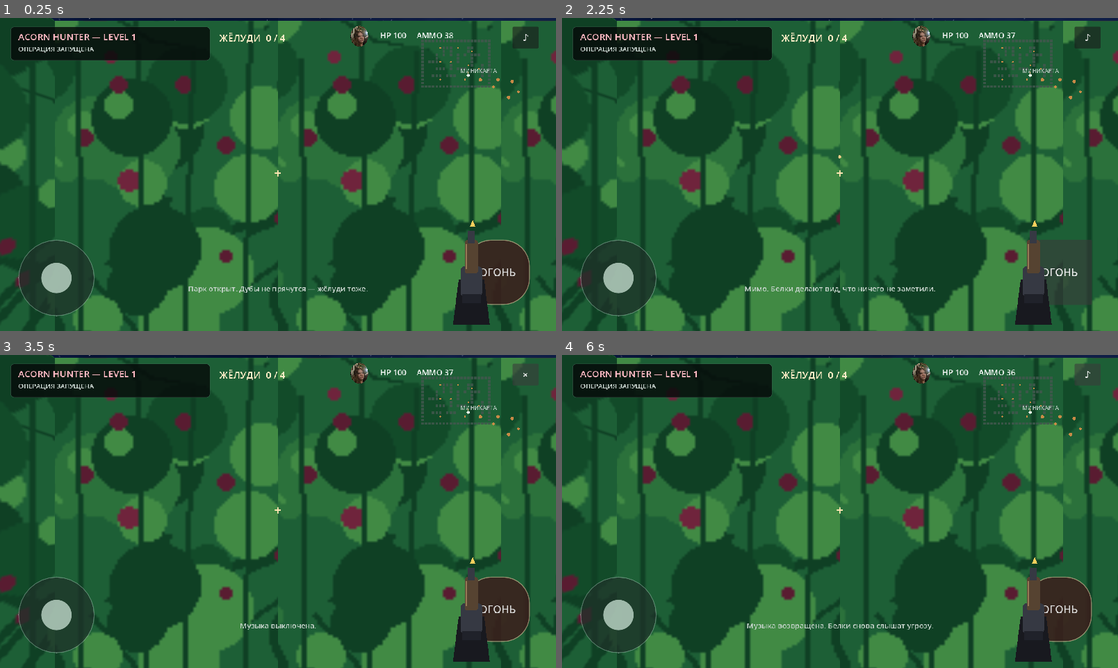
Above: before the commit, frames 1-4 (two rows, left to right).
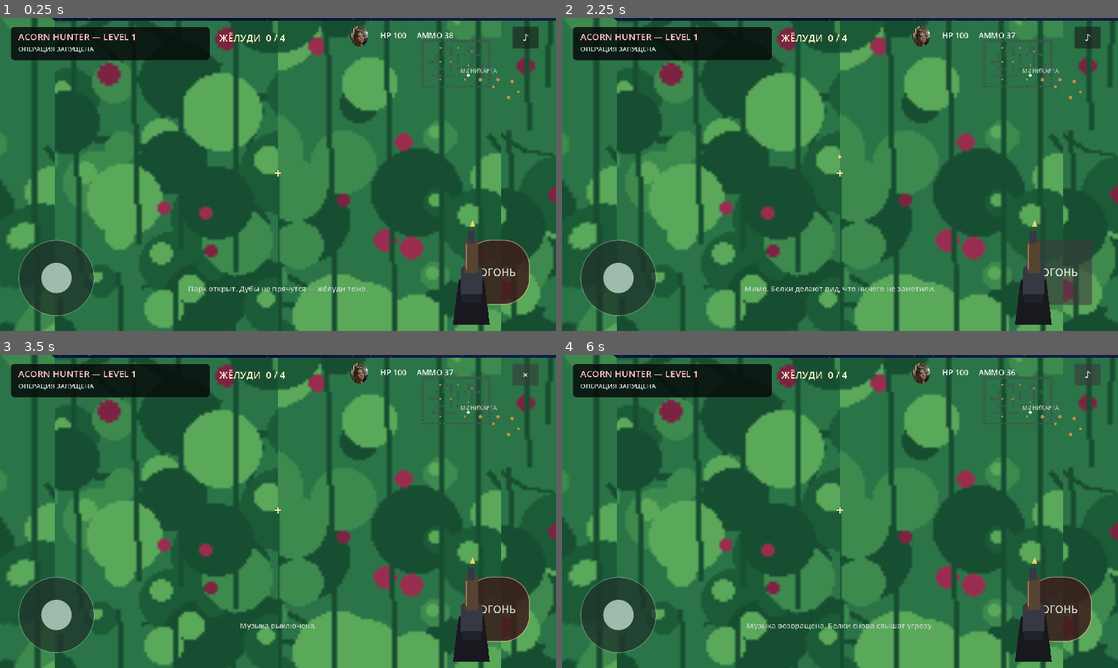
Above: after the commit, the same moments.

Repository: masterofmagic234/Arkon
Game: Godot game, scene res://game.tscn
Two runs of this game, one before a commit and one after it. Both use one fixed random seed, a clock stepped at 60 frames per second and the inputs below. This scene is started directly instead of the project's main scene.
Inputs:
- Up to frame 1 (0.25 s): no input
- Up to frame 2 (2.25 s): click "♪" at 0.5 s; click "×" at 1.25 s; click "ОГОНЬ" at 2 s
- Up to frame 3 (3.5 s): click "♪" at 2.75 s
- Up to frame 4 (6 s): click "×" at 3.5 s; click "ОГОНЬ" at 4.25 s; click "♪" at 5 s; click "×" at 5.75 s

The runs differ from the first frame. In frame 1, 51% of the frame differs, in the area x 0-100%, y 0-100%; in frame 2, 52%; in frame 3, 51%; in frame 4, 51%.

Commit message:
Add floor and wall material variation

Diff:
--- a/scripts/game.gd
+++ b/scripts/game.gd
@@ -24,6 +24,14 @@
 const EnemyController = preload("res://scripts/enemy_controller.gd")
 const PickupController = preload("res://scripts/pickup_controller.gd")
 
+const WALL_TEXTURE_PATHS := [
+    "res://assets/hedge_wall_0.png",
+    "res://assets/hedge_wall_1.png",
+    "res://assets/hedge_wall_2.png",
+    "res://assets/hedge_wall_3.png",
+]
+const FLOOR_TEXTURE_PATH := "res://assets/grass.png"
+
 var game_state = null
 var gameplay_controller
 var player_controller
@@ -63,6 +71,7 @@
 func _ready() -> void:
     game_state = GameState.new()
     game_state.setup(LevelData)
+    _prepare_environment_materials()
 
     player_view = PlayerView.new()
     player_view.setup(camera, carolina)
@@ -115,6 +124,50 @@
     _update_hud()
     _set_message("Парк открыт. Дубы не прячутся — жёлуди тоже.", 4.0)
     _refresh_minimap()
+
+func _prepare_environment_materials() -> void:
+    # Make the new floor texture visibly read as grass instead of the nearly-black
+    # fallback tint from the original scene material.
+    var ground := get_node_or_null("Ground") as MeshInstance3D
+    if ground and ground.mesh:
+        var ground_mesh := ground.mesh.duplicate() as PlaneMesh
+        if ground_mesh:
+            var ground_material := ground_mesh.material
+            if ground_material is StandardMaterial3D:
+                ground_material = ground_material.duplicate() as StandardMaterial3D
+                ground_material.albedo_color = Color(0.72, 0.82, 0.70, 1.0)
+                var floor_texture := load(FLOOR_TEXTURE_PATH) as Texture2D
+                if floor_texture:
+                    ground_material.albedo_texture = floor_texture
+                ground_mesh.material = ground_material
+            ground.mesh = ground_mesh
+
+    var wall_index := 0
+    for child in get_children():
+        if not (child is StaticBody3D) or not child.name.begins_with("MapWall_"):
+            continue
+        var mesh_instance := child.get_node_or_null("Mesh") as MeshInstance3D
+        if mesh_instance == null or mesh_instance.mesh == null:
+            continue
+        var wall_mesh := mesh_instance.mesh.duplicate() as BoxMesh
+        if wall_mesh == null:
+            continue
+        var wall_material := wall_mesh.material
+        if wall_material is StandardMaterial3D:
+            wall_material = wall_material.duplicate() as StandardMaterial3D
+            var texture_path: String = WALL_TEXTURE_PATHS[wall_index % WALL_TEXTURE_PATHS.size()]
+            var wall_texture := load(texture_path) as Texture2D
+            if wall_texture:
+                wall_material.albedo_texture = wall_texture
+            wall_material.albedo_color = Color.WHITE
+            # Small UV offsets break the repeated-block look even when two
+            # neighboring walls receive the same material variant.
+            var offset_x := float((wall_index * 37) % 100) / 100.0
+            var offset_y := float((wall_index * 61) % 100) / 100.0
+            wall_material.uv1_offset = Vector3(offset_x, offset_y, 0.0)
+            wall_mesh.material = wall_material
+        mesh_instance.mesh = wall_mesh
+        wall_index += 1
 
 func _physics_process(delta: float) -> void:
     if MissionStateQuery.is_finished(game_state.mission_complete, game_state.mission_failed):
